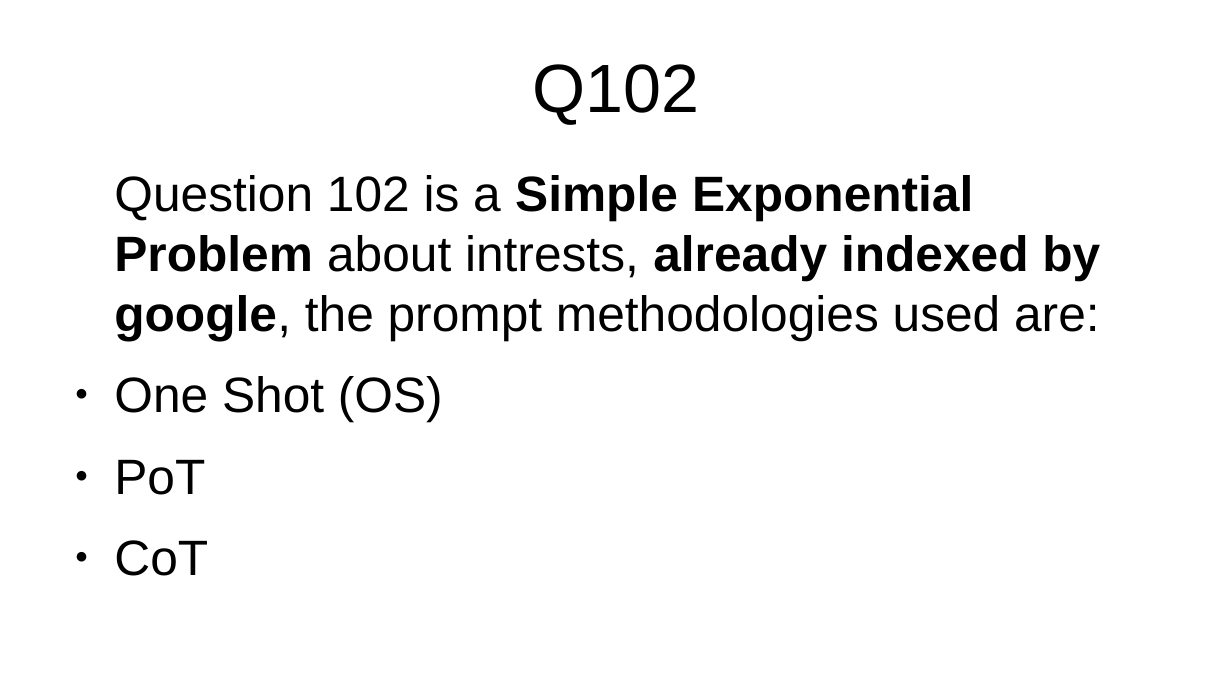
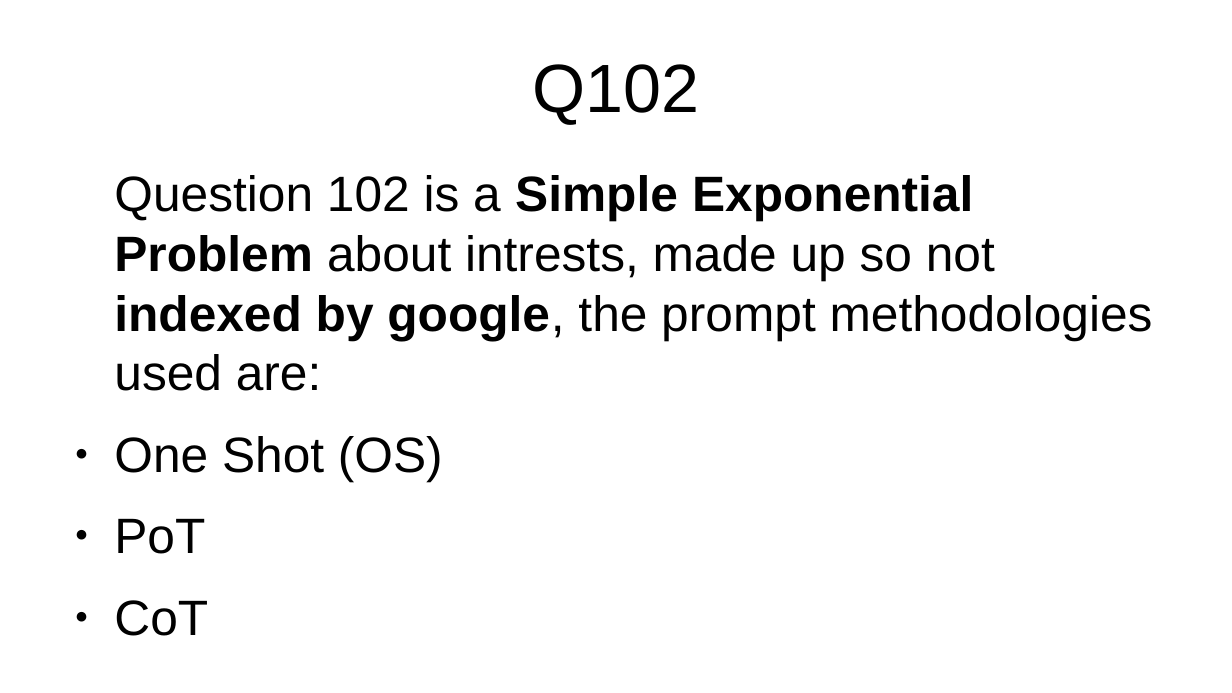
Before and after one commit to PieBerto/Stress-testing-chatbots, a slide deck: slide 15 of Slideshow/Results_presentation.odp. Drawn at 1232x693 pixels with LibreOffice and Linux fonts; fonts in the diff are those of the drawing. Boxes give left, top, right and bottom in pixels: in the first picture for what was removed or moved away, otherwise in the second. Text is boxed around its words. In the diff, an @@ line names an element or a change of style, - is before the commit and + after.

```diff
--- a/Slideshow/Results_presentation.odp
+++ b/Slideshow/Results_presentation.odp
@@ text at (x1=114, y1=175, x2=1153, y2=391): text changed @@
-Question 102 is a Simple Exponential Problem about intrests, already indexed by google, the prompt methodologies used are:
+Question 102 is a Simple Exponential Problem about intrests, made up so not indexed by google, the prompt methodologies used are:
```
Also in this commit, not shown: 17 other slides changed, 3 slides added, 10 other files.
